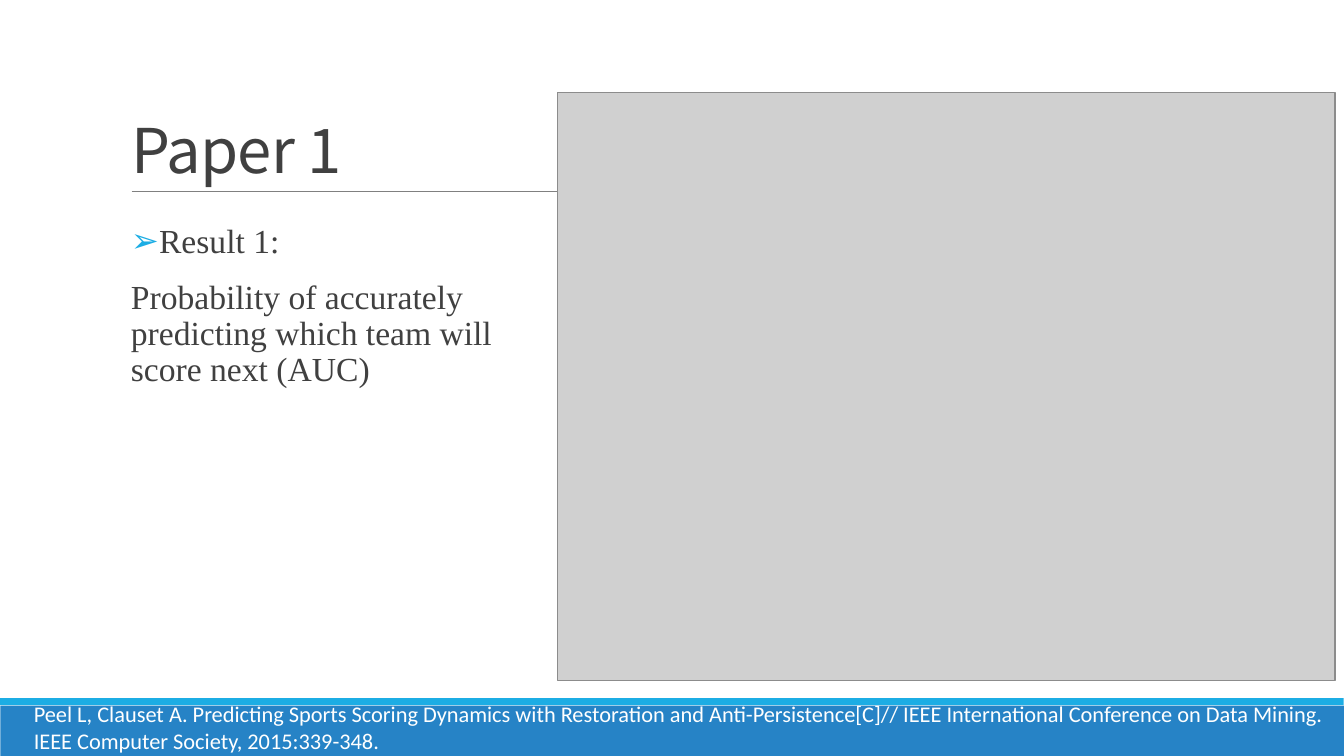
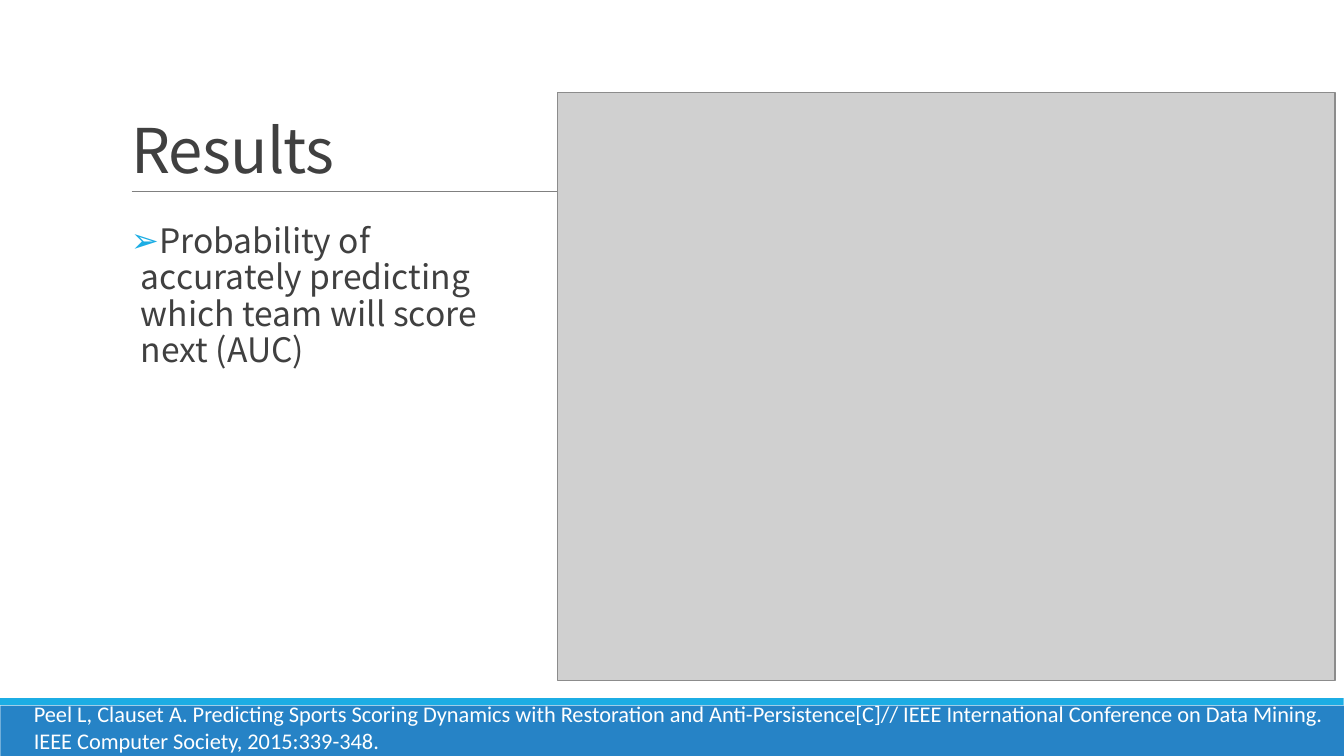
Before and after one commit to FindNorthStar/DataMining, a slide deck: slide 3 of homework_1/Luck is Hard to Beat The Difficulty of Sports Prediction.pptx. Drawn at 1344x756 pixels with LibreOffice and Linux fonts; fonts in the diff are those of the drawing; grey boxes stand for pictures. Boxes give left, top, right and bottom in pixels: in the first picture for what was removed or moved away, otherwise in the second. Text is boxed around its words. In the diff, an @@ line names an element or a change of style, - is before the commit and + after.

Commit message:
update the ppt (paper1 & paper 2)

```diff
--- a/homework_1/Luck is Hard to Beat The Difficulty of Sports Prediction.pptx
+++ b/homework_1/Luck is Hard to Beat The Difficulty of Sports Prediction.pptx
@@ title at bbox=[131, 124, 335, 174]: text changed @@
-Paper 1
+Results
@@ text "Probability of accurately predicting which ..." at bbox=[141, 226, 477, 369]: font Times New Roman to Noto Sans CJK SC; bullet none to ➢ @@
@@ text at bbox=[159, 229, 279, 254]: paragraph removed @@
-➢ Result 1:
```
Also in this commit, not shown: 5 other slides changed.
